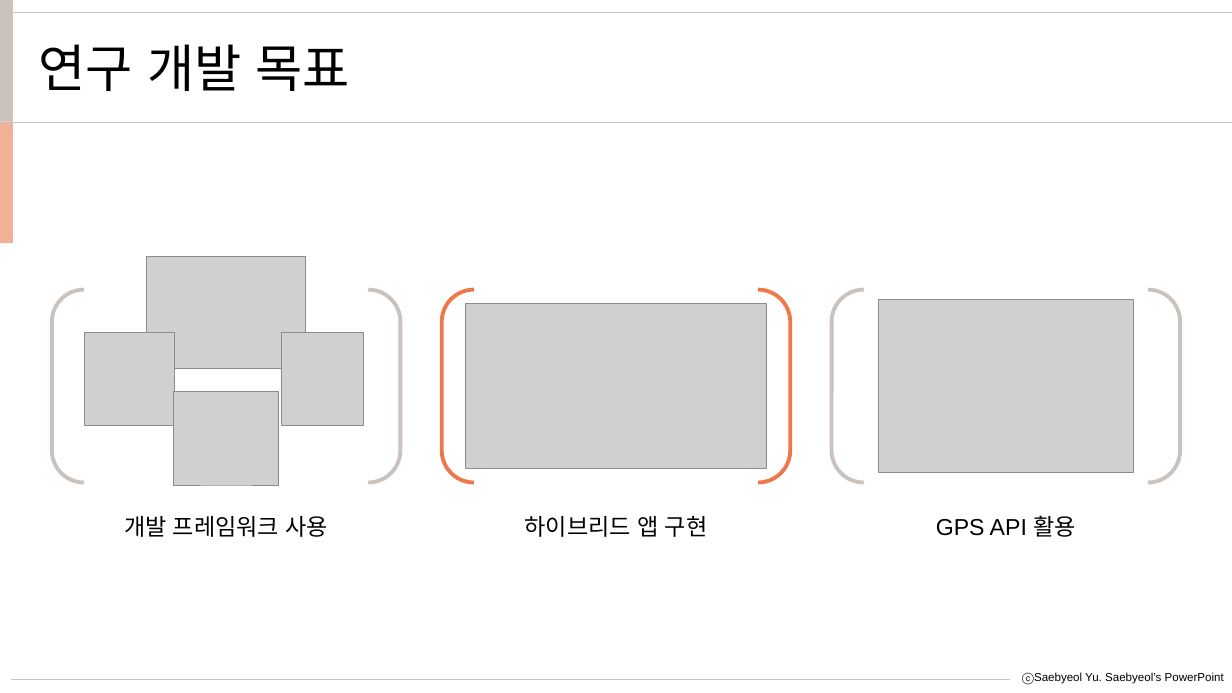
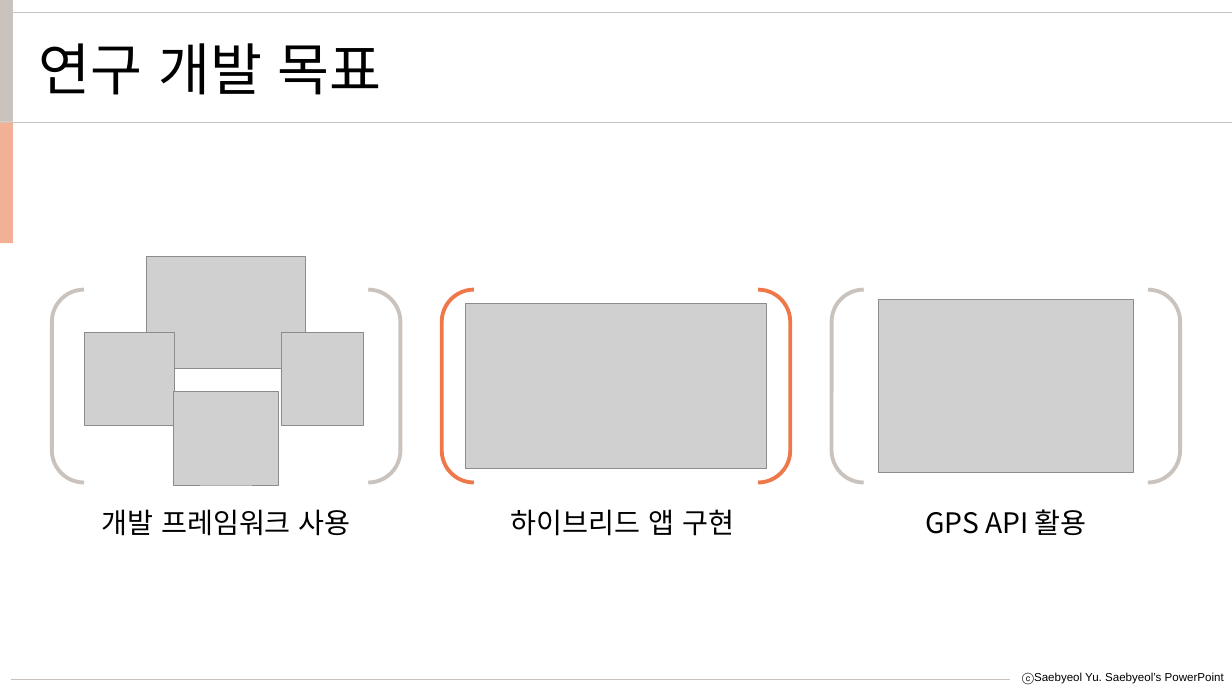
Before and after one commit to sowon-choi/alarm-with-gps, a slide deck: slide 4 of 2021-1 소프 일석삼조.pptx. Drawn at 1232x693 pixels with LibreOffice and Linux fonts; fonts in the diff are those of the drawing; grey boxes stand for pictures. Boxes give left, top, right and bottom in pixels: in the first picture for what was removed or moved away, otherwise in the second. Text is boxed around its words. In the diff, an @@ line names an element or a change of style, - is before the commit and + after.

```diff
--- a/2021-1 소프 일석삼조.pptx
+++ b/2021-1 소프 일석삼조.pptx
@@ text "연구 개발 목표" at <box>38,43,382,95</box>: size 40 to 44 pt, font Arial to Noto Sans CJK KR @@
@@ text "개발 프레임워크 사용": place and size @@
-text "개발 프레임워크 사용" at <box>124,516,329,537</box>
+text "개발 프레임워크 사용" at <box>102,509,351,536</box>
@@ text "하이브리드 앱 구현": place and size @@
-text "하이브리드 앱 구현" at <box>525,516,708,537</box>
+text "하이브리드 앱 구현" at <box>511,509,734,536</box>
@@ size 18 to 22 pt, font Arial to Noto Sans CJK KR in 3 elements at <box>102,509,351,536</box>, <box>511,509,734,536</box>, <box>925,509,1087,535</box> @@
@@ text "GPS API 활용": place and size @@
-text "GPS API 활용" at <box>936,515,1076,537</box>
+text "GPS API 활용" at <box>925,509,1087,535</box>
```
Also in this commit, not shown: 8 other slides changed, 1 slide added.
